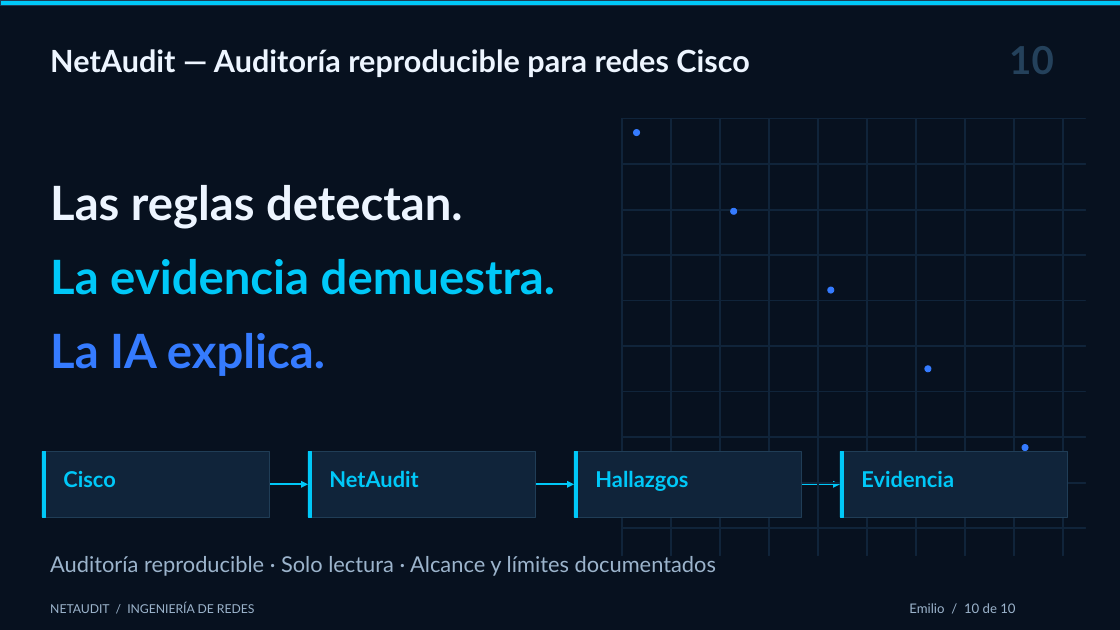
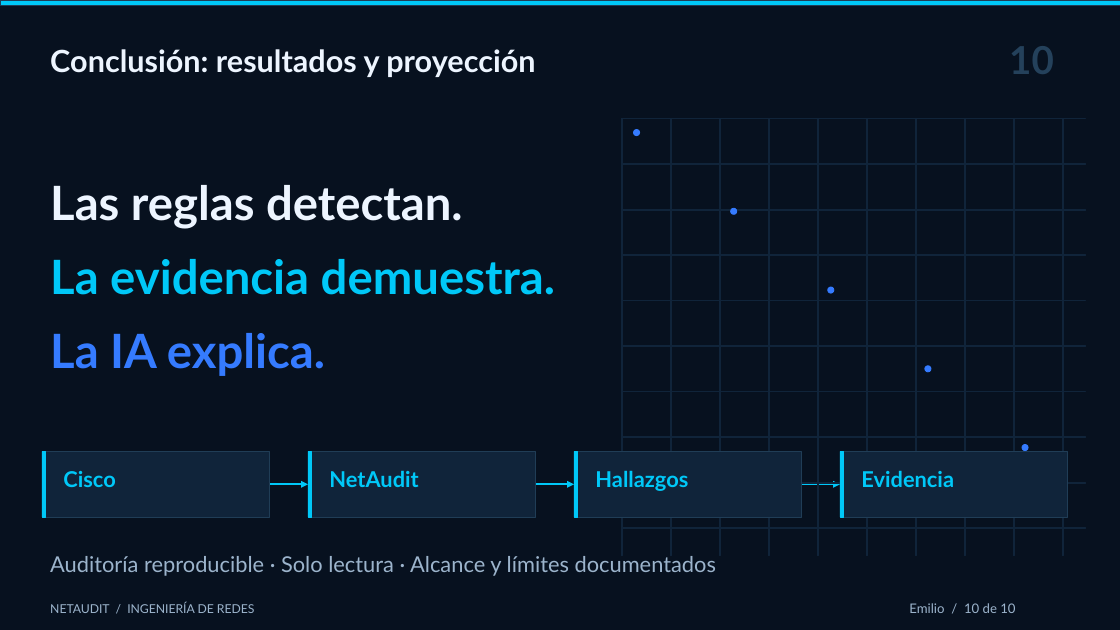
Before and after one commit to thomasdbs21/grupo-1, a slide deck: slide 10 of Entregables-APT/Fase-3/Presentacion/NetAudit_Defensa_Final_Comision_2026.pptx. Drawn at 1120x630 pixels with LibreOffice and Linux fonts; fonts in the diff are those of the drawing. Boxes give left, top, right and bottom in pixels: in the first picture for what was removed or moved away, otherwise in the second. Text is boxed around its words. In the diff, an @@ line names an element or a change of style, - is before the commit and + after.

Commit message:
docs: ajustar introducción y conclusión de la defensa de NetAudit

```diff
--- a/Entregables-APT/Fase-3/Presentacion/NetAudit_Defensa_Final_Comision_2026.pptx
+++ b/Entregables-APT/Fase-3/Presentacion/NetAudit_Defensa_Final_Comision_2026.pptx
@@ text at [50,49,535,77]: text changed @@
-NetAudit — Auditoría reproducible para redes Cisco
+Conclusión: resultados y proyección
```
Also in this commit, not shown: 3 other slides changed, 1 other file.
